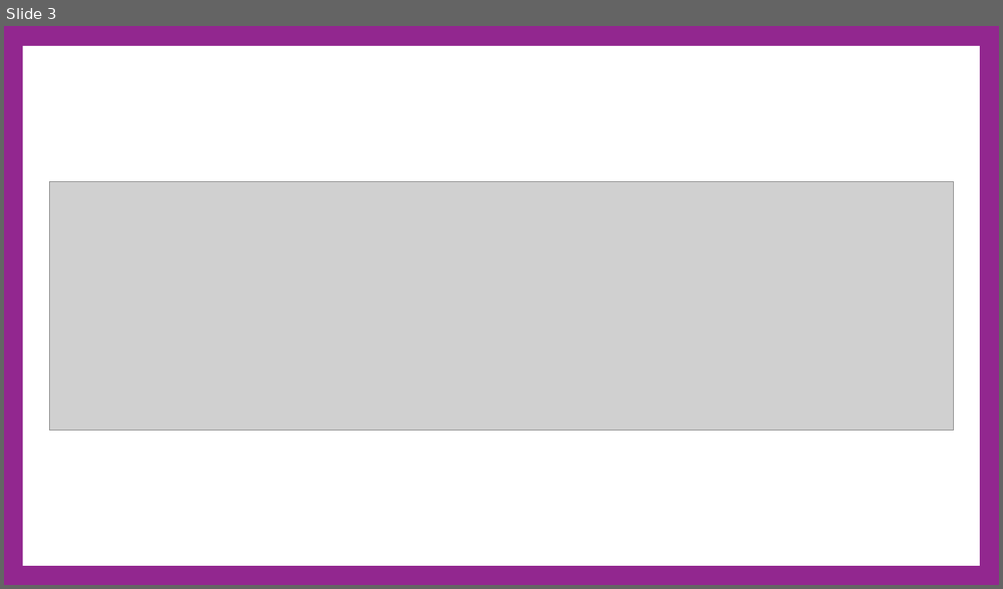
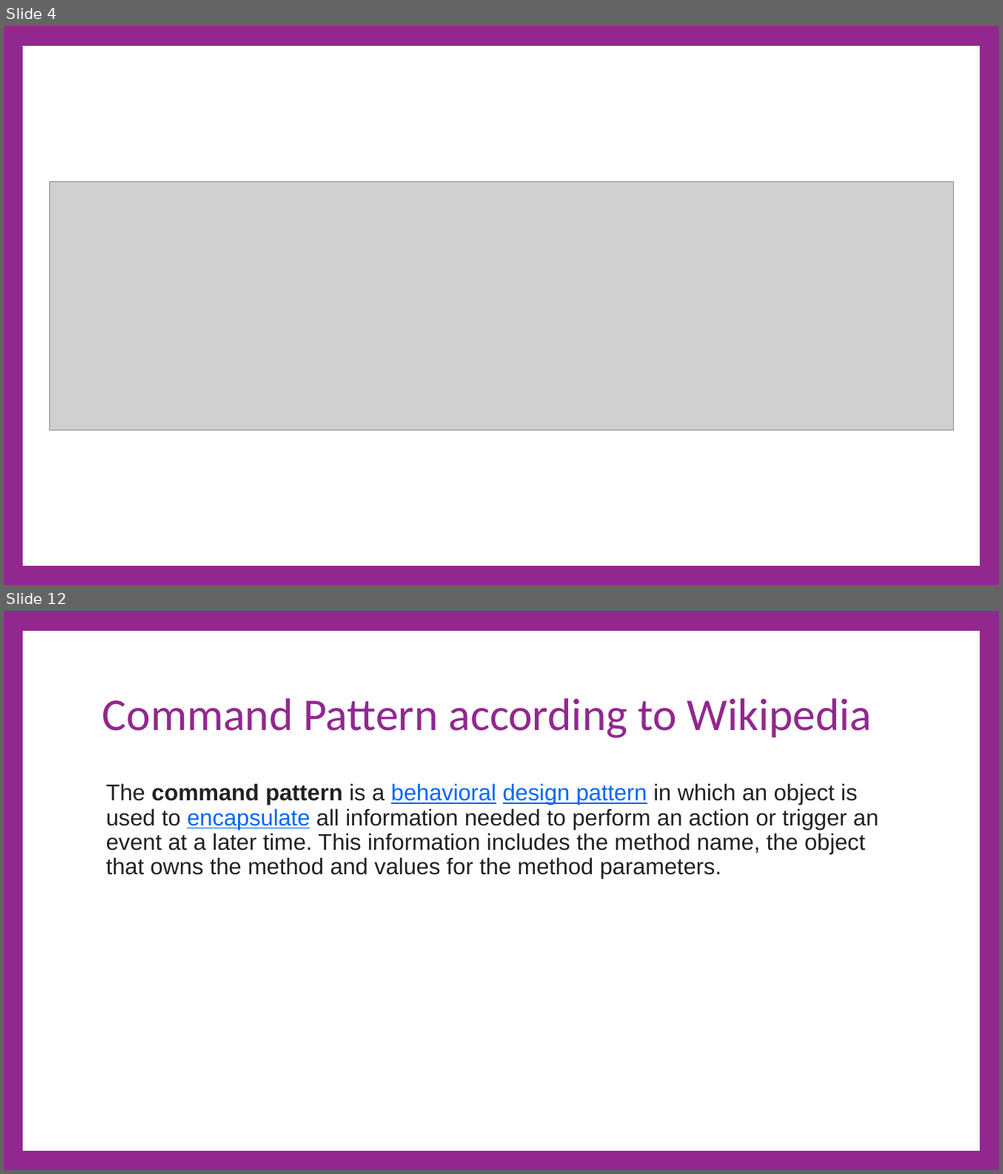
Before and after one commit to cdiggins/cs321, a slide deck: class-notes/cs321-winter-2023-lecture-17-architecture.pptx. Shown one above the other, each under a label of ours: slide 3 before the commit, slides 4 and 12 after it; the slides between them are not shown. The pictures are 1003x589 and 1003x1174 pixels, drawn with LibreOffice and Linux fonts; fonts in the diff are those of the drawing; grey boxes stand for pictures. Boxes give left, top, right and bottom in pixels: in the first picture for what was removed or moved away, otherwise in the second. Text is boxed around its words. In the diff, an @@ line names an element or a change of style, - is before the commit and + after.

```diff
--- a/class-notes/cs321-winter-2023-lecture-17-architecture.pptx
+++ b/class-notes/cs321-winter-2023-lecture-17-architecture.pptx
@@ slide 12 added at (4, 611, 999, 1170), background #92278F @@
@@ rectangle added at (23, 631, 979, 1151), fill #FFFFFF @@
@@ title added at (102, 698, 872, 738), 66 pt, text #92278F @@
+Command Pattern according to Wikipedia
@@ text added at (106, 783, 878, 879), 33 pt, text #202122 @@
+The command pattern is a behavioral design pattern in which an object is used to encapsulate all information needed to perform an action or trigger an event at a later time. This information includes the method name, the object that owns the method and values for the method parameters.
@@ what was slide 3 is now slide 4 @@
```
Also in this commit, not shown: 7 slides changed, 3 other slides added, 20 slides removed, 5 other files.
